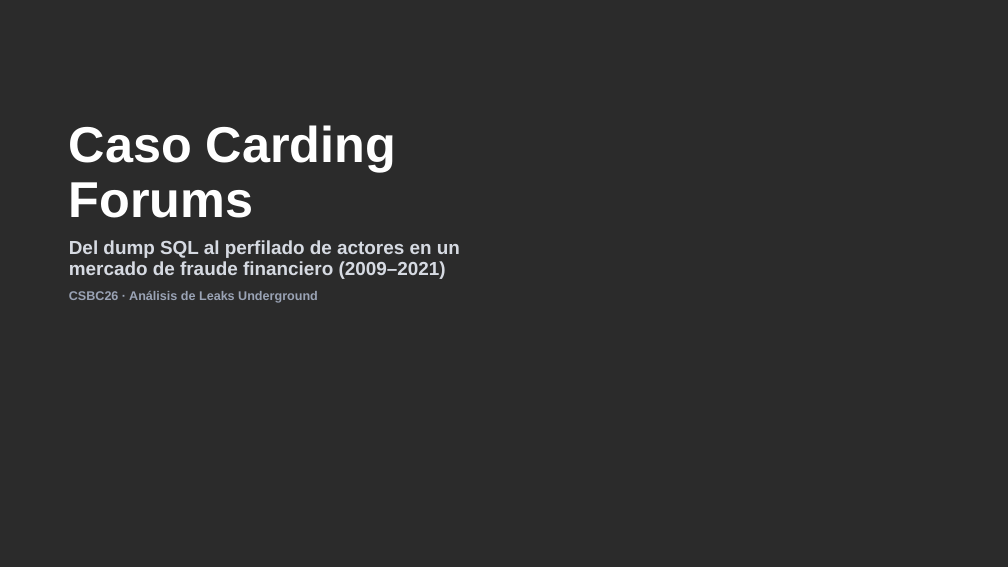
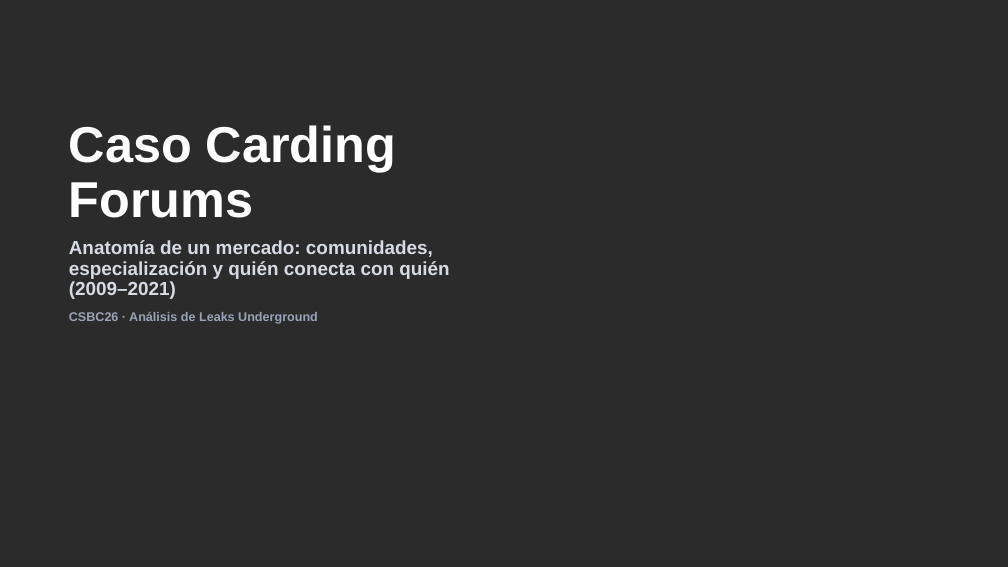
Before and after one commit to drj3ky11/FearOfTheDark, a slide deck: slide 1 of CardingForums/csbc26_caso_cardingforums.pptx. Drawn at 1008x567 pixels with LibreOffice and Linux fonts; fonts in the diff are those of the drawing; background and template pictures are left out; a plain dark background stands for a picture behind light text. Boxes give left, top, right and bottom in pixels: in the first picture for what was removed or moved away, otherwise in the second. Text is boxed around its words. In the diff, an @@ line names an element or a change of style, - is before the commit and + after.

```diff
--- a/CardingForums/csbc26_caso_cardingforums.pptx
+++ b/CardingForums/csbc26_caso_cardingforums.pptx
@@ text at [69, 240, 449, 299]: text changed @@
-Del dump SQL al perfilado de actores en un mercado de fraude financiero (2009–2021)
+Anatomía de un mercado: comunidades, especialización y quién conecta con quién (2009–2021)
```
Also in this commit, not shown: 14 other slides changed, 5 slides added, 6 slides removed, 13 other files.
